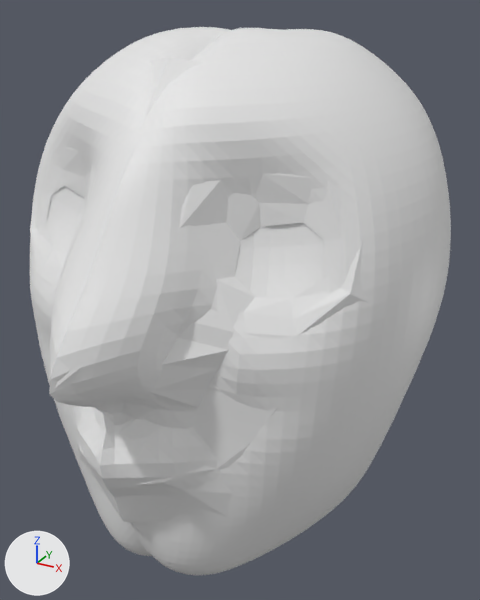
The Blender file retopology/retopology.blend, before and after one commit.
Before and after are seen from a 50 mm lens placed at (1.53, -2.65, 1.76), pointed at (0.05, 0.03, 0.42). Lighting does not change. The marker at lower left points along +X, +Y and +Z.
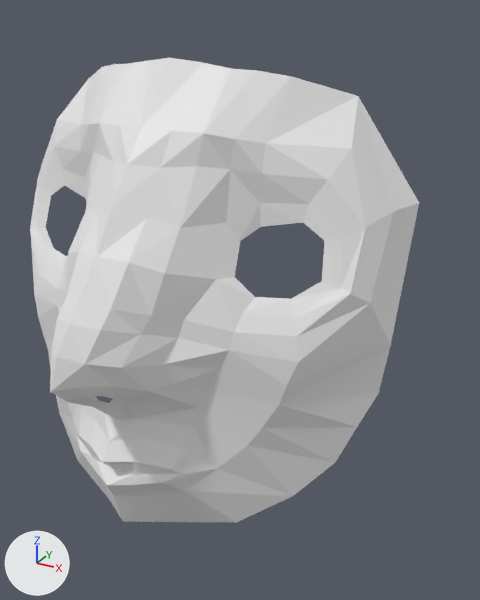
Pixel boxes (x1, y1, x2, y2) of what changed, in the pictures (480 x 600 px):
'Sphere', hidden
    before: (30, 27, 451, 575)

Patch to the scene script:
```diff
--- a/retopology/retopology.blend.py
+++ b/retopology/retopology.blend.py
@@ ob_sphere @@
 _m = ob_sphere.modifiers.new('Mirror', 'MIRROR')
 _m.use_clip = True
+ob_sphere.hide_set(True)
```
